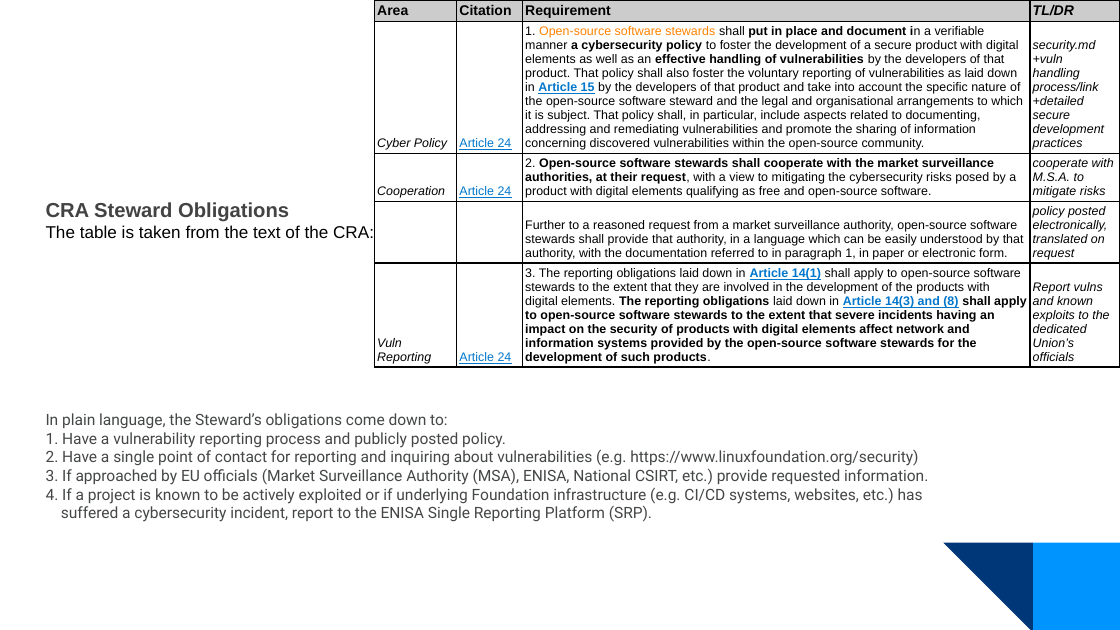
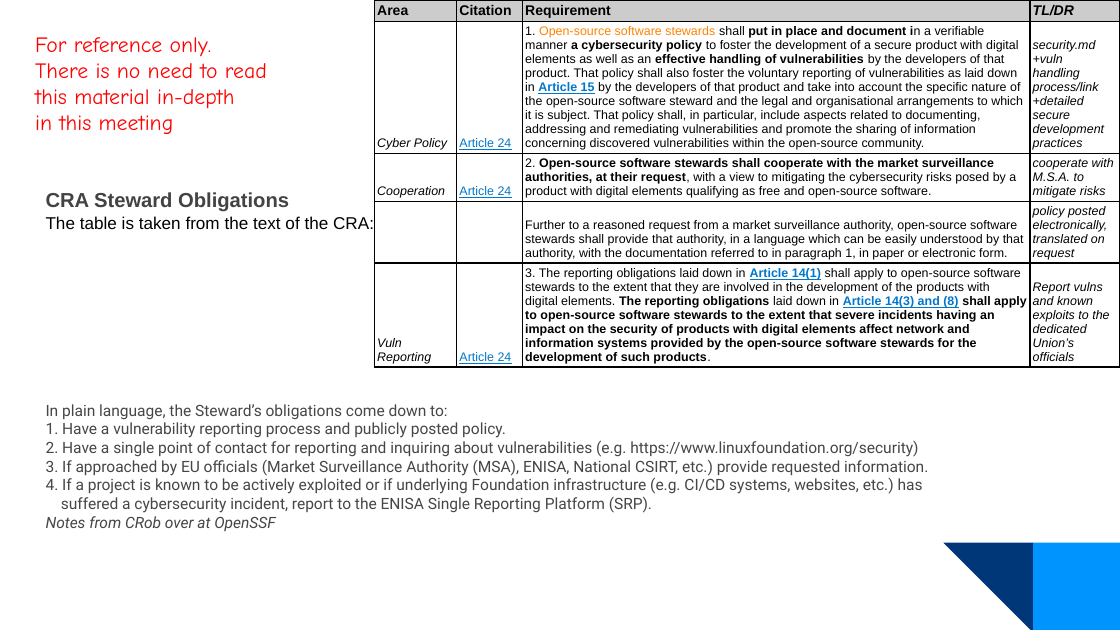
Before and after one commit to OpenChain-Project/Meeting-Slides, a slide deck: slide 10 of 2025/specification-education-monthly/2025-10-Europe-NA.pptx. Drawn at 1120x630 pixels with LibreOffice and Linux fonts; fonts in the diff are those of the drawing; background and template pictures are left out. Boxes give left, top, right and bottom in pixels: in the first picture for what was removed or moved away, otherwise in the second. Text is boxed around its words. In the diff, an @@ line names an element or a change of style, - is before the commit and + after.

```diff
--- a/2025/specification-education-monthly/2025-10-Europe-NA.pptx
+++ b/2025/specification-education-monthly/2025-10-Europe-NA.pptx
@@ text added at [35,37,267,134], 14 pt, text #FF0000 @@
+For reference only.
+There is no need to read
+this material in-depth
+in this meeting
@@ text "CRA Steward Obligations": place and size @@
-text "CRA Steward Obligations" at [46,202,928,522]
+text "CRA Steward Obligations" at [46,192,928,531]
@@ text at [46,478,923,531]: text changed @@
-4. If a project is known to be actively exploited or if underlying Foundation infrastructure (e.g. CI/CD systems, websites, etc.) has
-   suffered a cybersecurity incident, report to the ENISA Single Reporting Platform (SRP).
+4. If a project is known to be actively exploited or if underlying Foundation infrastructure (e.g. CI/CD systems, websites, etc.) has
+   suffered a cybersecurity incident, report to the ENISA Single Reporting Platform (SRP).
+   Notes from CRob over at OpenSSF
```
Also in this commit, not shown: 6 other slides changed.
